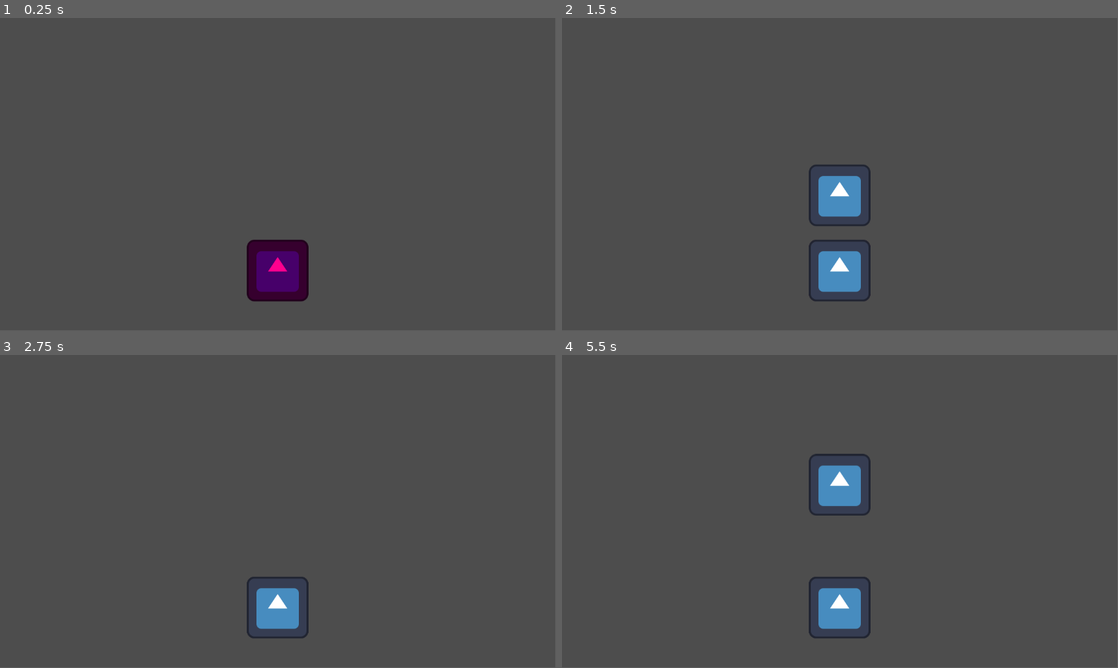
Above: before the commit, frames 1-4 (two rows, left to right).
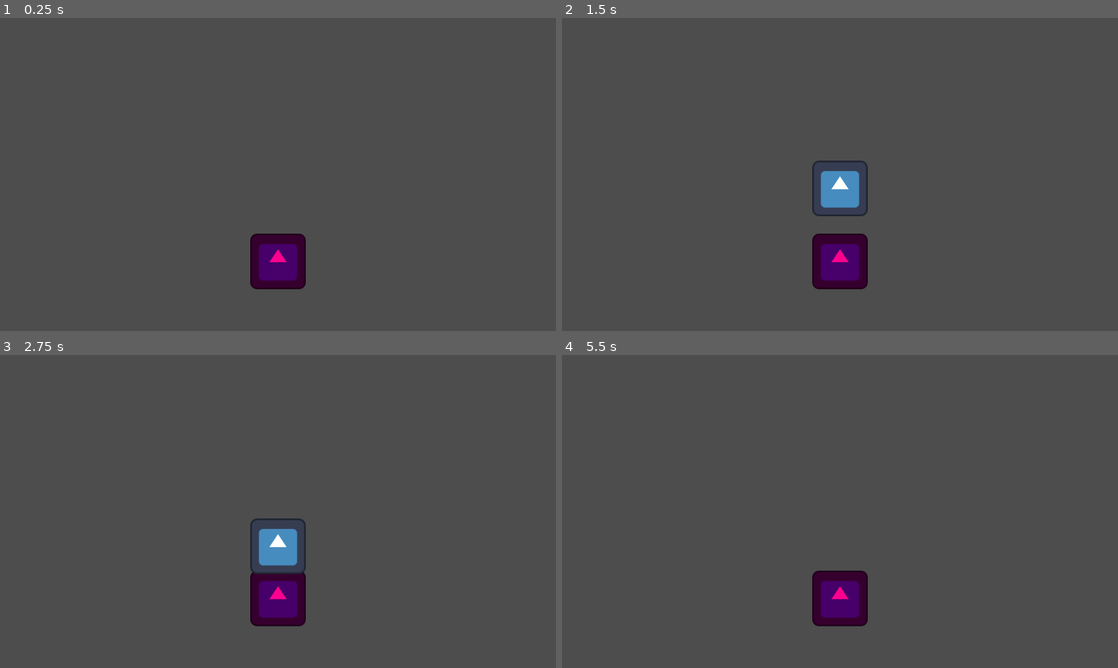
Above: after the commit, the same moments.

Repository: jdcalvelli/prototype-studio-prompt-10
Game: Godot game, scene res://scenes/main_scene.tscn
Same seed, same stepped clock (60 frames per second), same inputs: the game is played once before the commit and once after it. The engine's default icon, where the game draws it, is replaced by a stand-in: a white triangle on a blue panel in a dark square.
Inputs:
- Up to frame 1 (0.25 s): no input
- Up to frame 2 (1.5 s): no input
- Up to frame 3 (2.75 s): no input
- Up to frame 4 (5.5 s): tap Enter at 3.5 s
In our replay, the window is 799x449 before the commit and 800x450 after it. These sizes can differ from the game's own. Grey fills any space a smaller window leaves; there, only what the larger window draws over its background counts as a difference.

The runs differ from the first frame. In frame 1, 1.4% of the frame differs, in the area x 44-56%, y 68-91%; in frame 2, 3.0%; in frame 3, 3.0%; in frame 4, 3.3%, in the area x 44-56%, y 31-91%.

Commit message:
updating offset and adding slight tweens to successful beat clap

Diff:
--- a/prefabs/test_object.gd
+++ b/prefabs/test_object.gd
@@ -1,11 +1,33 @@
 extends Sprite2D
 
+var timeCreated:float
 
 func _ready():
 	var tween = create_tween()
 	tween.tween_property(
 		self,
 		"position:y",
-		200,
-		BeatManager.beatDuration
+		400,
+		BeatManager.beatDuration + 0.15
 	)
+	tween.tween_callback(
+		func():
+			self.queue_free()
+	)
+
+	get_tree().current_scene.clapSuccessful.connect(
+		func():
+			tween.kill()
+			self_modulate = Color.GREEN
+			var tween2 = create_tween()
+			tween2.tween_property(
+				self,
+				"scale",
+				Vector2(0,0),
+				0.1
+			)
+			tween2.tween_callback(
+				func():
+					self.queue_free()
+			)
+	)
--- a/project.godot
+++ b/project.godot
@@ -23,6 +23,12 @@
 
 BeatManager="*res://scripts/beat_manager.gd"
 
+[display]
+
+window/size/viewport_width=1280
+window/size/viewport_height=720
+window/size/resizable=false
+
 [rendering]
 
 renderer/rendering_method="gl_compatibility"
--- a/scenes/main_scene.gd
+++ b/scenes/main_scene.gd
@@ -1,12 +1,11 @@
 extends Node2D
 
 var busIndex:int
-var recordEffect:AudioEffectRecord
 
-var levelArray = [0,1,0,1]
+var levelArray = [0,0,0,1]
 var beatCounter = 0
 
-var timingWindow:float = 0.2
+var timingWindow:float = 0.07
 
 var levelTime:float = 0
 var lastBeatTime:float
@@ -15,6 +14,8 @@
 var nextBeat:int
 
 var noteObject = preload("res://prefabs/test_object.tscn")
+
+signal clapSuccessful()
 
 func _ready():
 	$ExampleAudio.play()
@@ -35,9 +36,14 @@
 
 			# if the next beat in the array is true
 			if levelArray[nextBeat]:
-				add_child(noteObject.instantiate())
+				var noteToAdd = noteObject.instantiate()
+				noteToAdd.timeCreated = levelTime
+				add_child(noteToAdd)
 
 			beatCounter += 1
+
+			if beatCounter % 4 == 0:
+				levelArray.shuffle()
 	)
 
 func _physics_process(delta):
@@ -45,7 +51,11 @@
 	if audioSample >= 0.6:
 		if levelTime >= lastBeatTime and levelTime <= lastBeatTime + timingWindow:
 			print("within last beat window")
+			# send off some signal?
+			clapSuccessful.emit()
 		elif levelTime >= nextBeatTime - timingWindow and levelTime <= nextBeatTime:
 			print("within next beat window")
+			# send off some signal?
+			clapSuccessful.emit()
 
 	levelTime += delta
